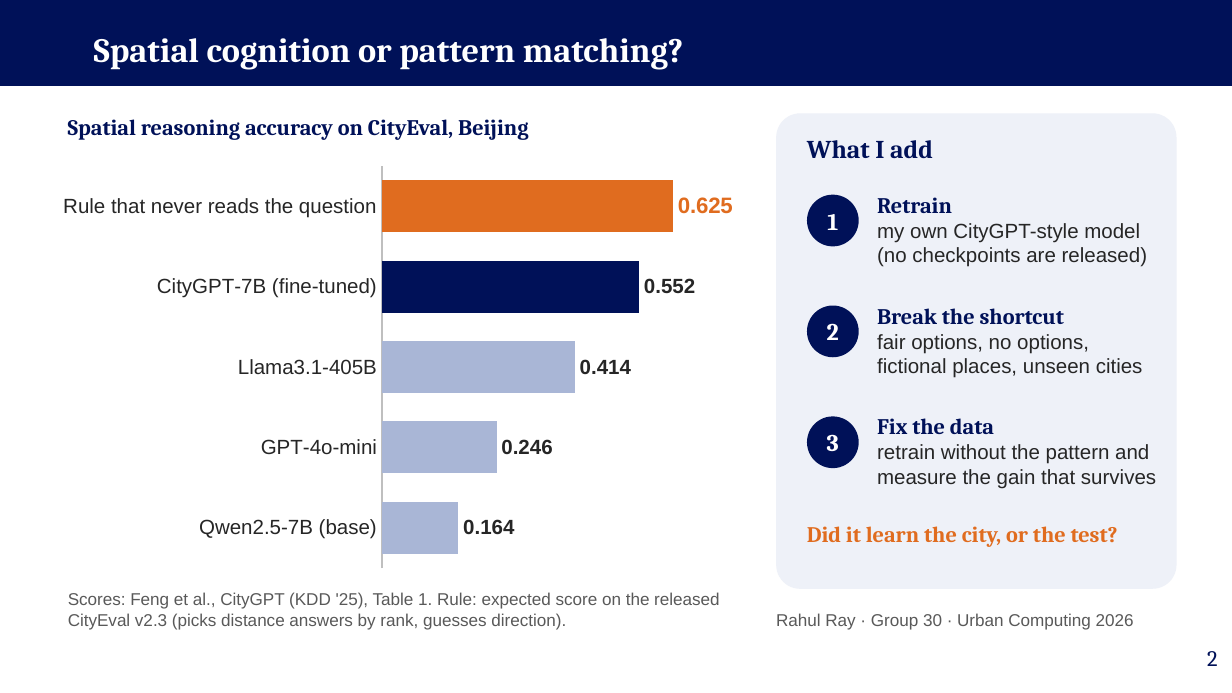
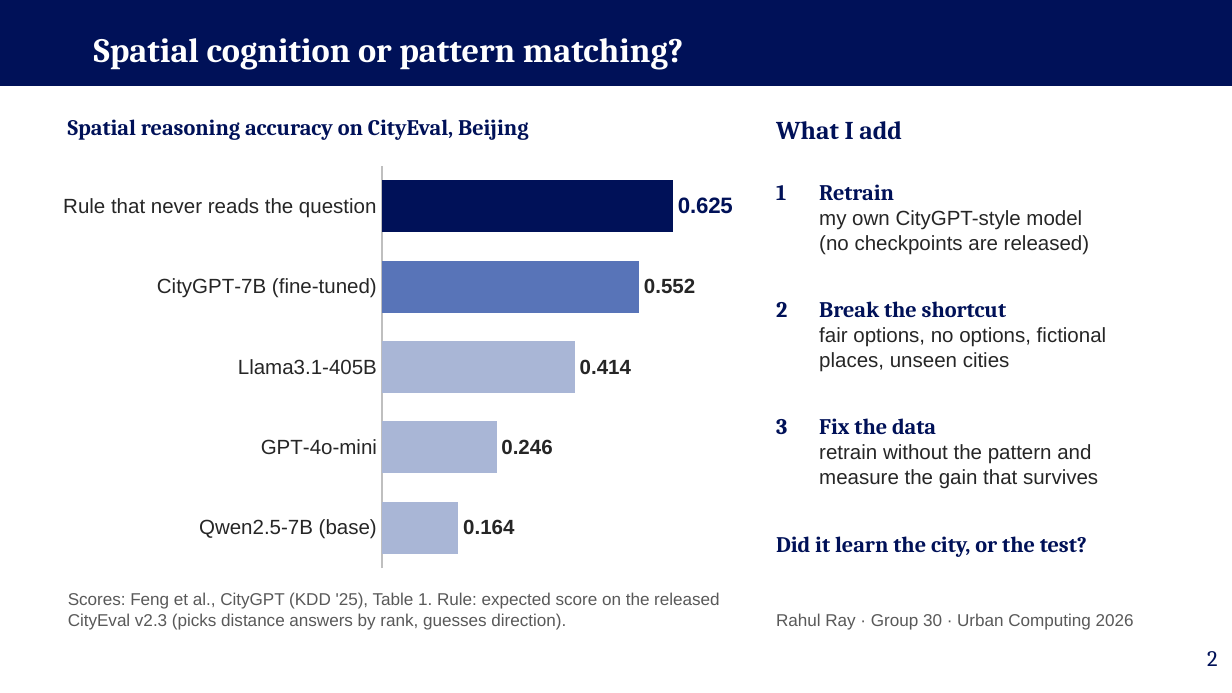
Before and after one commit to Rahulrayy/UC-Project, a slide deck: slide 2 of lit/pitch_CityGPT.pptx. Drawn at 1232x693 pixels with LibreOffice and Linux fonts; fonts in the diff are those of the drawing. Boxes give left, top, right and bottom in pixels: in the first picture for what was removed or moved away, otherwise in the second. Text is boxed around its words. In the diff, an @@ line names an element or a change of style, - is before the commit and + after.

Commit message:
update pitch slide

```diff
--- a/lit/pitch_CityGPT.pptx
+++ b/lit/pitch_CityGPT.pptx
@@ text "What I add": place and size @@
-text "What I add" at [807,140,933,158]
+text "What I add" at [776,121,902,140]
@@ rounded rectangle removed at [776,113,1177,589] @@
@@ bar chart at [49,158,745,577] @@
@@ colours of single points changed @@
@@ category axis changed @@
@@ size 14 to 13 pt, text colour #FFFFFF to #001158; alignment centre to left; vertical alignment middle to top; fill #001158 to none in 3 elements at [776,419,787,434], [776,302,787,317], [776,185,786,200] @@
@@ text "1": place and size @@
-text "1" at [807,195,859,246]
+text "1" at [776,185,786,200]
@@ text "Retrain": place and size @@
-text "Retrain" at [877,223,1147,267]
+text "Retrain" at [819,210,1089,255]
@@ text "2": place and size @@
-text "2" at [807,306,859,357]
+text "2" at [776,302,787,317]
@@ text "Break the shortcut" rewrapped from [877,308,1143,378] to [819,301,1106,372] @@
@@ text "3": place and size @@
-text "3" at [807,416,859,468]
+text "3" at [776,419,787,434]
@@ text "Fix the data": place and size @@
-text "Fix the data" at [877,418,1156,489]
+text "Fix the data" at [819,418,1098,489]
@@ text "Did it learn the city, ...": place and size @@
-text "Did it learn the city, ..." at [807,526,1118,547]
+text "Did it learn the city, ..." at [776,536,1087,557]
@@ text "Did it learn the city, ..." at [776,536,1087,557]: text colour #E06C1F to #001158 @@
```
Also in this commit, not shown: 1 other file.
